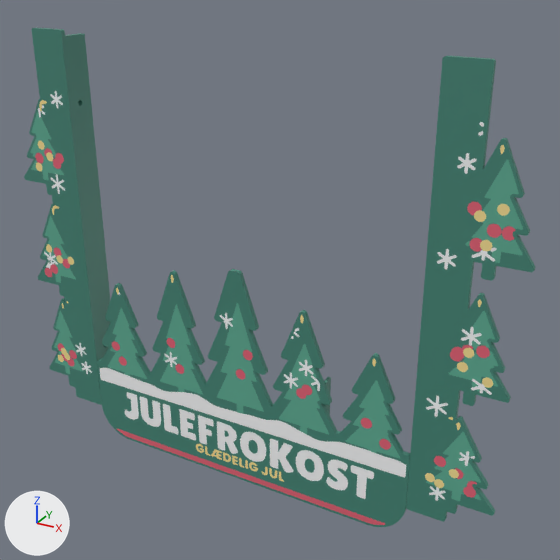
The glTF model web/public/models/julefrokost/parts.glb as it was, and as the next commit left it.
Before and after are seen from a camera (50 mm lens) standing at (230.0, -361.0, 333.0) and looking at (11.0, 37.0, 134.0). Every picture has the same lights, and +X, +Y and +Z are marked at lower left. The older version comes first. Where no turn or scale is listed for an object, it has been applied to the vertices. Vertices at exactly the same position are counted once.

Objects in the first picture: 'topper__base', 'topper__pine', 'topper__red', 'topper__snow', 'wing_left__base', 'wing_left__gold', 'wing_left__pine', 'wing_left__red', 'wing_left__snow', 'wing_right__base', 'wing_right__gold', 'wing_right__pine', 'wing_right__red', 'wing_right__snow' and 1 more.
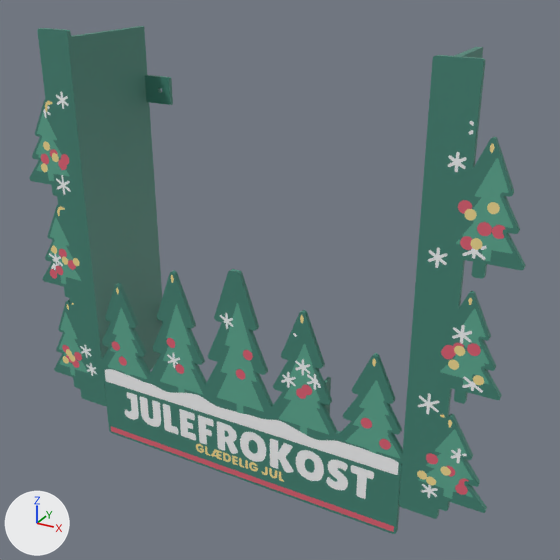
Where the newer file only moved an object's origin or applied its transform, the numbers keep the older frame.

Pixel boxes (x1, y1, x2, y2) of what changed, in the pictures (560 x 560 px; the box of a moved part takes in the faces that stretch with it):
'wing_left__base', reshaped, moved: before (24, 28, 110, 405); after (30, 26, 173, 406)
'wing_right__base', reshaped, moved: before (406, 56, 536, 522); after (399, 47, 526, 519)
'topper__base', reshaped: before (97, 269, 410, 527); after (99, 269, 406, 534)
'wing_right__pine', moved: before (426, 160, 523, 501); after (418, 158, 513, 499)
'wing_left__pine', moved: before (30, 112, 83, 374); after (36, 113, 88, 376)
'wing_right__red', moved: before (434, 202, 515, 498); after (426, 200, 505, 495)
'wing_right__snow', moved: before (426, 122, 496, 500); after (418, 121, 487, 498)
'wing_right__gold', moved: before (425, 145, 510, 488); after (417, 143, 500, 486)
'wing_left__red', moved: before (35, 148, 77, 366); after (41, 149, 82, 368)
'wing_left__gold', moved: before (36, 100, 74, 362); after (41, 101, 80, 364)
'wing_left__snow', moved: before (38, 91, 92, 374); after (43, 92, 97, 376)
part 3 of me_topper__base, moved or reshaped: before (97, 284, 410, 527); after (99, 284, 406, 534)
part 4 of me_topper__snow, moved or reshaped: before (100, 332, 406, 478); after (105, 333, 399, 475)
part 5 of me_topper__snow, moved or reshaped: (220, 313, 233, 329) in both

What changed in the scene script:
```text
Change me_wing_right__base:
    remove me_wing_right__base.from_pydata(...)  # 14175 vertices, 28103 faces; spans x -27.0..27.0, y -10.0..10.0, z -131.0..131.0
    add me_wing_right__base.from_pydata(...)  # 13862 vertices, 27625 faces; spans x -37.0..37.0, y -36.0..36.0, z -131.0..131.0
    me_wing_right__base part 1: 14175 vertices removed from x -27.0..27.0, y -10.0..10.0, z -131.0..131.0; 13862 vertices added at x -37.0..37.0, y -36.0..36.0, z -131.0..131.0
Change me_wing_left__base:
    remove me_wing_left__base.from_pydata(...)  # 12892 vertices, 25618 faces; spans x -24.0..24.0, y -10.0..10.0, z -131.0..131.0
    add me_wing_left__base.from_pydata(...)  # 12733 vertices, 25372 faces; spans x -34.0..34.0, y -36.0..36.0, z -131.0..131.0
    me_wing_left__base part 2: the loose piece of 12890 vertices spanning x -24.0..24.0, y -10.0..10.0, z -131.0..131.0 is rebuilt with 12732 vertices and now spans x -34.0..34.0, y -36.0..36.0, z -131.0..131.0
    other edits to the shape of me_wing_left__base do not show in these pictures
Change me_topper__base:
    remove me_topper__base.from_pydata(...)  # 16417 vertices, 32676 faces; spans x -117.0..117.0, y -31.0..31.0, z -76.0..76.0
    add me_topper__base.from_pydata(...)  # 16105 vertices, 32050 faces; spans x -116.0..115.0, y -31.0..31.0, z -76.0..76.0
    me_topper__base part 3: 990 vertices moved within x -115.0..115.0, y -31.0..15.0, z -76.0..66.0; 6208 vertices removed from x -117.0..117.0, y -31.0..31.0, z -76.0..76.0; 5896 vertices added at x -116.0..115.0, y -31.0..31.0, z -76.0..76.0
Change me_topper__snow:
    remove me_topper__snow.from_pydata(...)  # 4977 vertices, 9883 faces; spans x -115.0..115.0, y 0.0, z -53.0..53.0
    add me_topper__snow.from_pydata(...)  # 4845 vertices, 9630 faces; spans x -111.0..111.0, y 0.0, z -53.0..51.0
    me_topper__snow part 4: 1026 vertices moved from x -112.0..101.0, y 0.0, z -53.0..49.0 to x -110.0..101.0, y 0.0, z -53.0..49.0; 2238 vertices removed from x -115.0..115.0, y 0.0, z -53.0..50.0; 2329 vertices added at x -111.0..111.0, y 0.0, z -53.0..49.0
    me_topper__snow part 5: 155 vertices moved within x -11.0..-2.0, y 0.0, z 40.0..51.0; 182 vertices removed from x -11.0..-2.0, y 0.0, z 40.0..51.0; 171 vertices added at x -11.0..-1.0, y 0.0, z 40.0..51.0
    other edits to the shape of me_topper__snow do not show in these pictures
Change ob_wing_right__base:
    ob_wing_right__base.location: (144.1, 10.0, 153.0) -> (129.2, 36.5, 153.0)
Change ob_wing_right__gold:
    ob_wing_right__gold.location: (142.8, 0.4, 145.5) -> (138.0, 0.4, 145.5)
Change ob_wing_right__red:
    ob_wing_right__red.location: (145.5, 0.4, 131.1) -> (140.8, 0.4, 131.1)
Change ob_wing_right__snow:
    ob_wing_right__snow.location: (140.7, 0.4, 145.6) -> (135.9, 0.4, 145.6)
Change ob_wing_right__pine:
    ob_wing_right__pine.location: (146.3, 0.4, 139.8) -> (141.5, 0.4, 139.8)
Change ob_wing_left__base:
    ob_wing_left__base.location: (-141.2, 10.0, 153.0) -> (-126.4, 36.5, 153.0)
Change ob_wing_left__gold:
    ob_wing_left__gold.location: (-141.6, 0.4, 144.6) -> (-136.9, 0.4, 144.6)
Change ob_wing_left__red:
    ob_wing_left__red.location: (-142.0, 0.4, 128.6) -> (-137.2, 0.4, 128.6)
Change ob_wing_left__snow:
    ob_wing_left__snow.location: (-138.9, 0.4, 146.3) -> (-134.1, 0.4, 146.3)
Change ob_wing_left__pine:
    ob_wing_left__pine.location: (-143.6, 0.4, 136.3) -> (-138.8, 0.4, 136.3)
```
